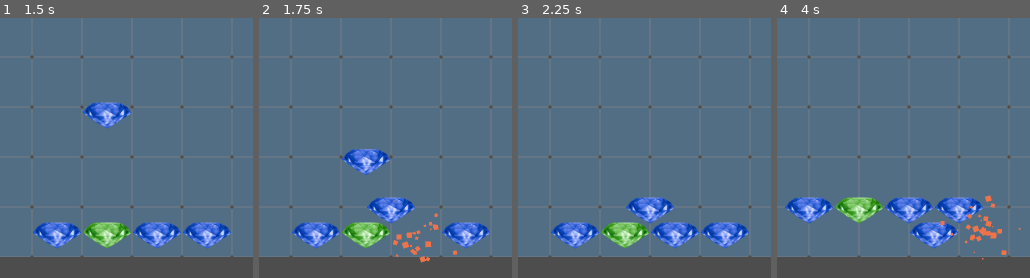
Above: before the commit, frames 1-4 (left to right).
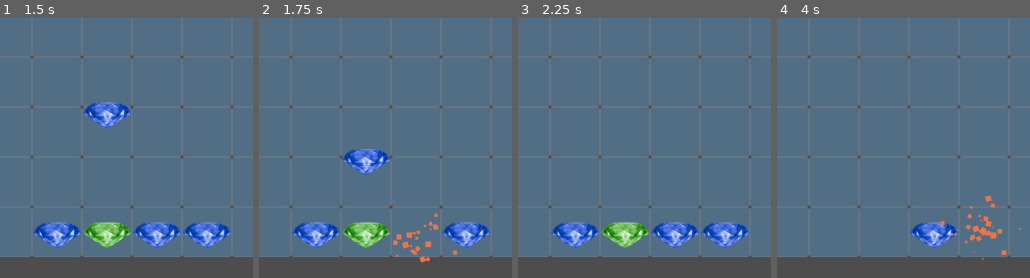
Above: after the commit, the same moments.

Repository: Medex81/LadyJu
Game: Godot game, scene res://game/scenes/m3/main.tscn
The game is run twice, just before and just after one commit, with the same random seed, the same clock (stepped at 60 frames per second) and the same inputs. The project has no main scene, so this scene is started directly.
Inputs (mouse positions are % of the whole screen's width and height, from its top left):
- Up to frame 1 (1.5 s): move the mouse to (25, 32) at 0.52 s; click (25, 32) at 0.67 s; move the mouse to (35, 88) at 1.27 s; click (35, 88) at 1.42 s
- Up to frame 2 (1.75 s): no input
- Up to frame 3 (2.25 s): move the mouse to (15, 91) at 2.02 s; click (15, 91) at 2.17 s
- Up to frame 4 (4 s): move the mouse to (25, 91) at 2.77 s; click (25, 91) at 2.92 s; tap Enter at 3.5 s; move the mouse to (44, 91) at 3.52 s; click (44, 91) at 3.67 s
The pictures show only the part of the screen within x 4-54%, y 50-100%; the shares and areas given below are measured in that part.

Frame 1 is identical in both runs. In frame 2, 1.3% of the frame differs, in the area x 42-62%, y 68-79%; in frame 3, 1.3%; in frame 4, 5.0%, in the area x 3-82%, y 68-80%.

Commit message:
Финальный эффект удаляет спрайт и самоудаляется после завершения эффекта.

Diff:
--- a/game/scenes/m3/components/view.gd
+++ b/game/scenes/m3/components/view.gd
@@ -2,18 +2,24 @@
 
 class_name ViewComponent
 
-@export var _start_effect:Node2D = null
-@export var _stop_effect:Node2D = null
-@export var _end_effect:Node2D = null
-
-signal send_finish_effect()
+@export var _start_effect:Node = null
+@export var _stop_effect:Node = null
+@export var _end_effect:Node = null
 
 func run_end_effect():
+	texture = null
+	for effect in get_children():
+		if effect != _end_effect:
+			effect.visible = false
 	if _end_effect:
 		if _end_effect is GPUParticles2D:
 			_end_effect.emitting  = true
 			await _end_effect.finished
-	send_finish_effect.emit()
+		if _end_effect is EffectContainer and _end_effect.has_effects():
+			_end_effect.start()
+			await _end_effect.send_effects_done
+
+	queue_free()
 
 func has_end_effect()->bool:
 	return _end_effect != null
